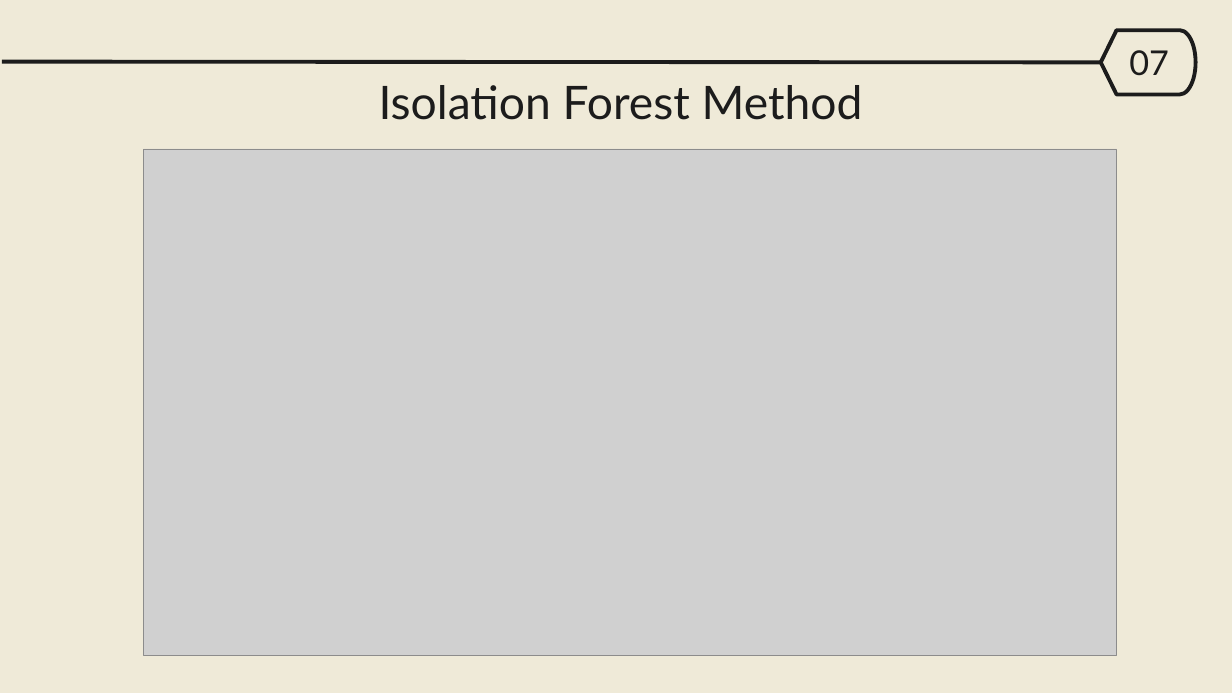
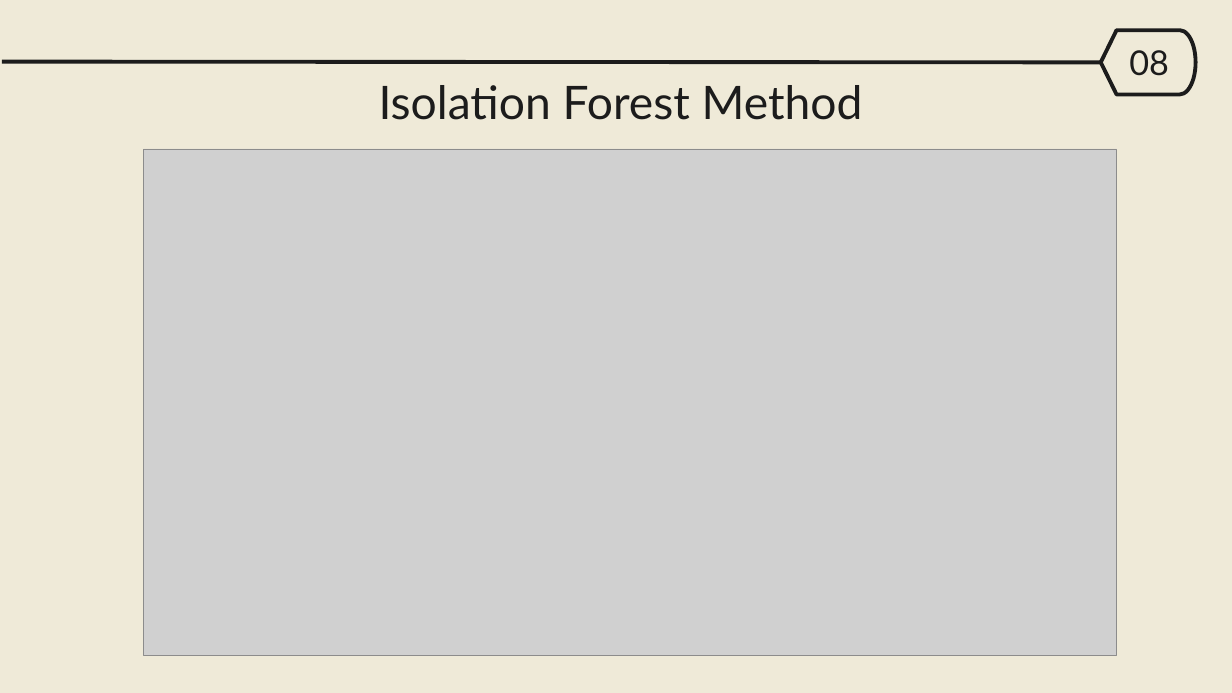
Before and after one commit to yakinamaharjan/trainee, a slide deck: slide 16 of slides/imputation&outliers.pptx (slide 15 before the commit). Drawn at 1232x693 pixels with LibreOffice and Linux fonts; fonts in the diff are those of the drawing; grey boxes stand for pictures. Boxes give left, top, right and bottom in pixels: in the first picture for what was removed or moved away, otherwise in the second. Text is boxed around its words. In the diff, an @@ line names an element or a change of style, - is before the commit and + after.

```diff
--- a/slides/imputation&outliers.pptx
+++ b/slides/imputation&outliers.pptx
@@ text at box(1129, 50, 1169, 76): text changed @@
-07
+08
```
Also in this commit, not shown: 8 other slides changed, 1 slide added, 3 other files.
